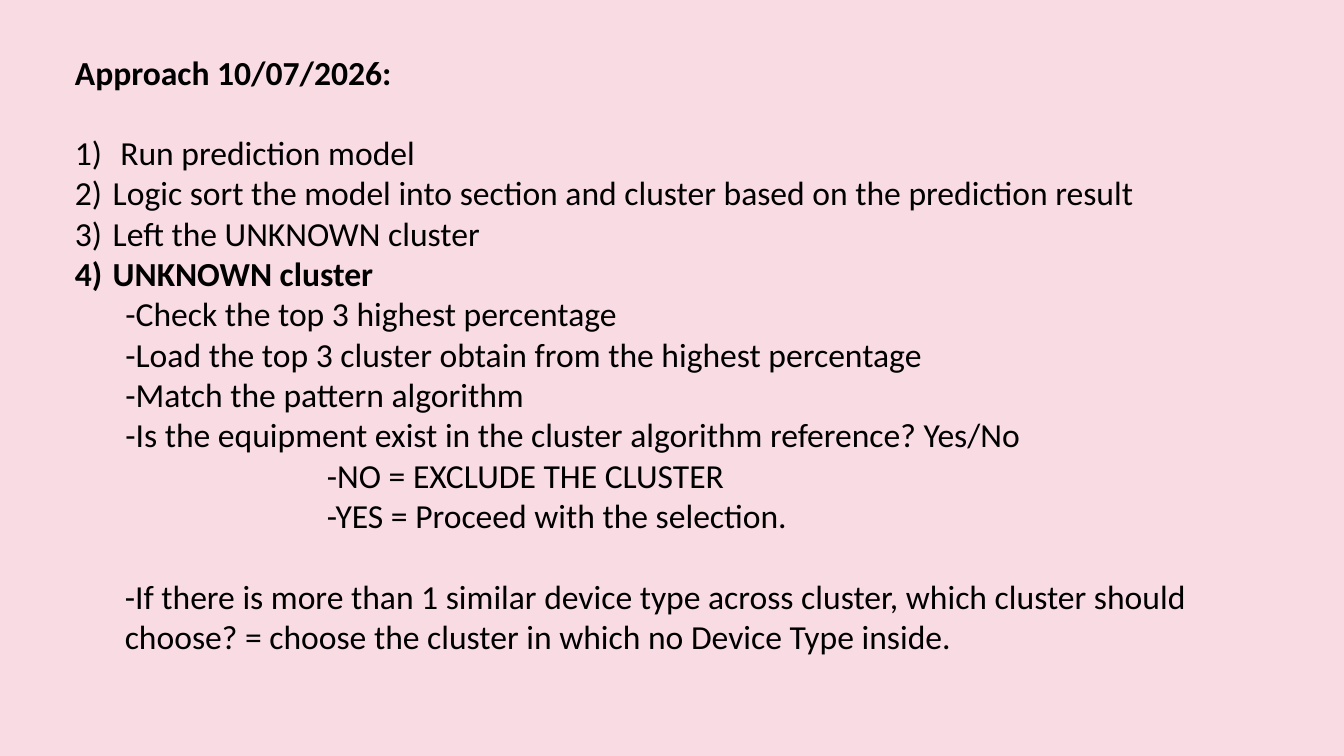
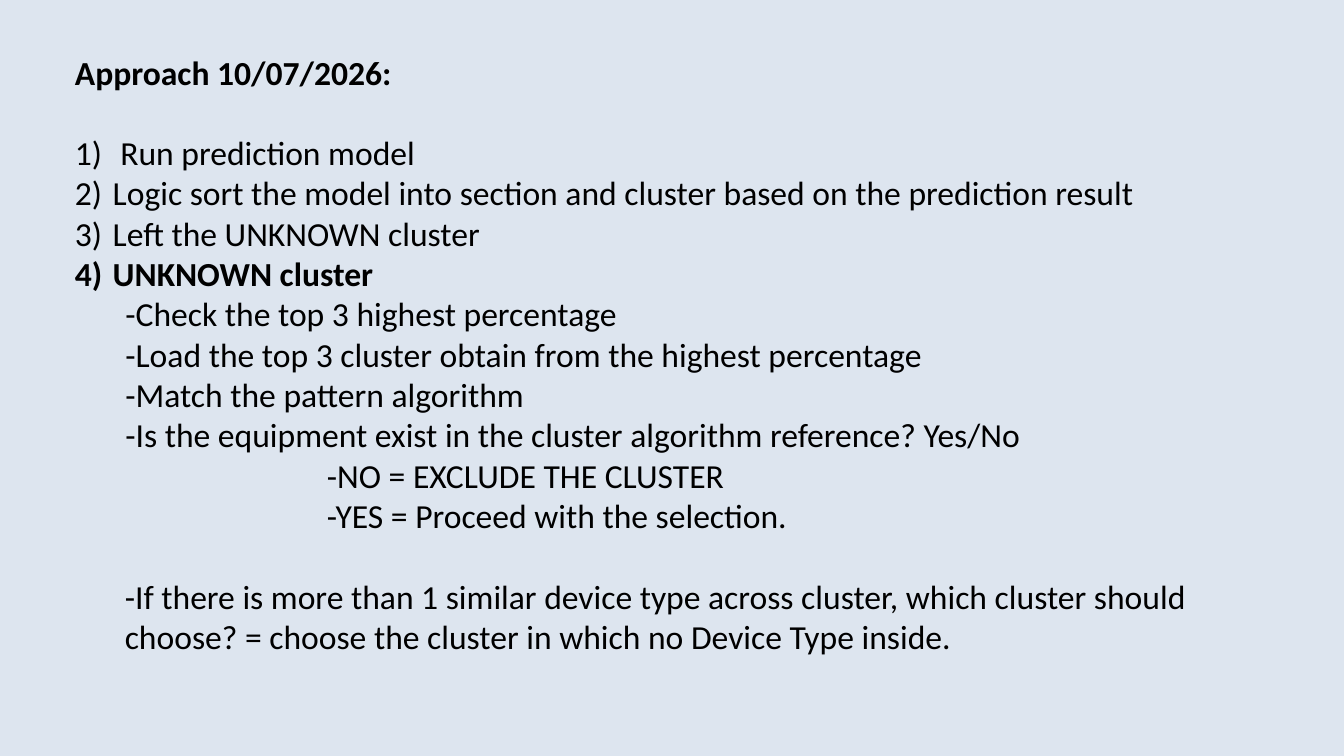
Before and after one commit to Syaziyah30/DeviceCluster, a slide deck: slide 20 of 1.training_model/supplementary/Device Identifier 20260717.pptx (slide 19 before the commit). Drawn at 1344x756 pixels with LibreOffice and Linux fonts; fonts in the diff are those of the drawing. Boxes give left, top, right and bottom in pixels: in the first picture for what was removed or moved away, otherwise in the second. Text is boxed around its words. In the diff, an @@ line names an element or a change of style, - is before the commit and + after.

```diff
--- a/1.training_model/supplementary/Device Identifier 20260717.pptx
+++ b/1.training_model/supplementary/Device Identifier 20260717.pptx
@@ background #F9DBE4 to #DDE5EF @@
```
Also in this commit, not shown: 17 other slides changed, 1 slide added, 2 other files.
